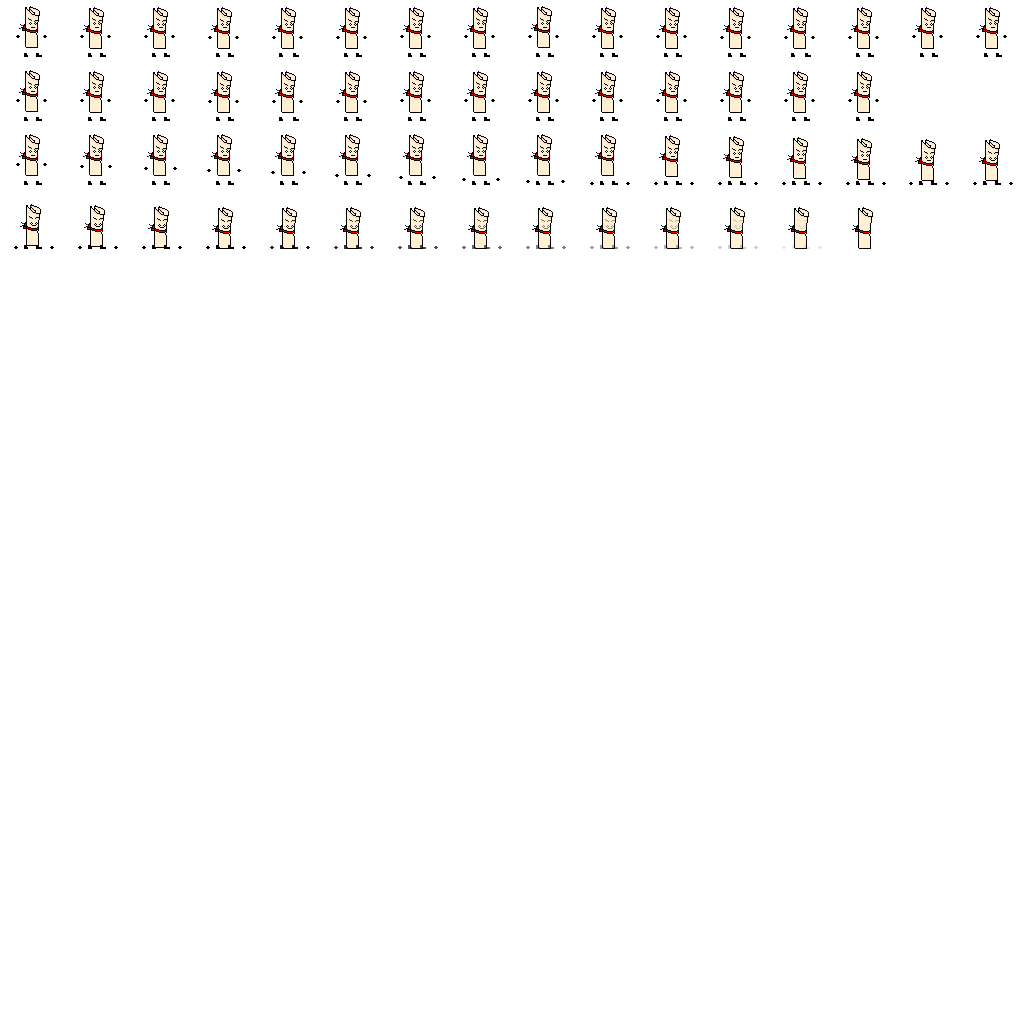
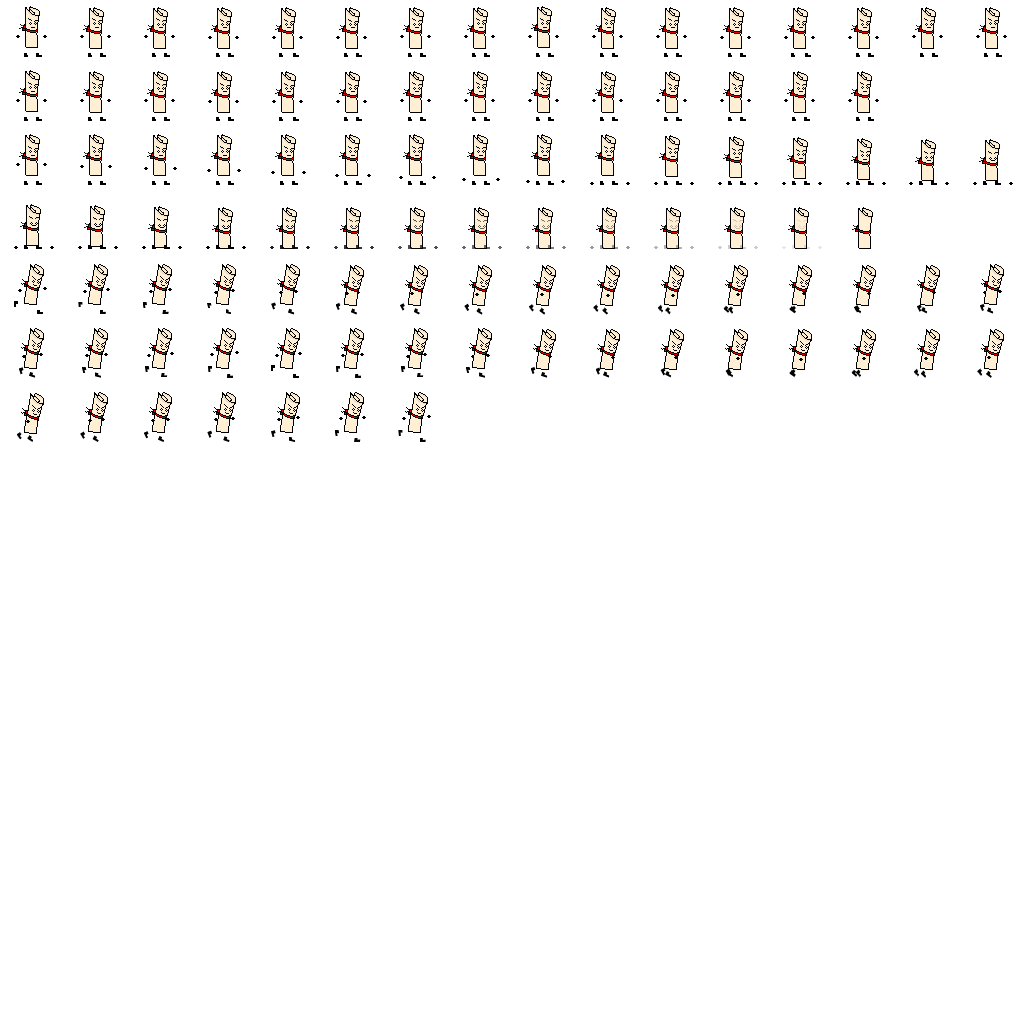
Before/after of a 1024x1024 layered artwork. What changed in the layer stack:
renamed "Layer 36" to "Layer 75", painted on it over [14,264,1004,443]
